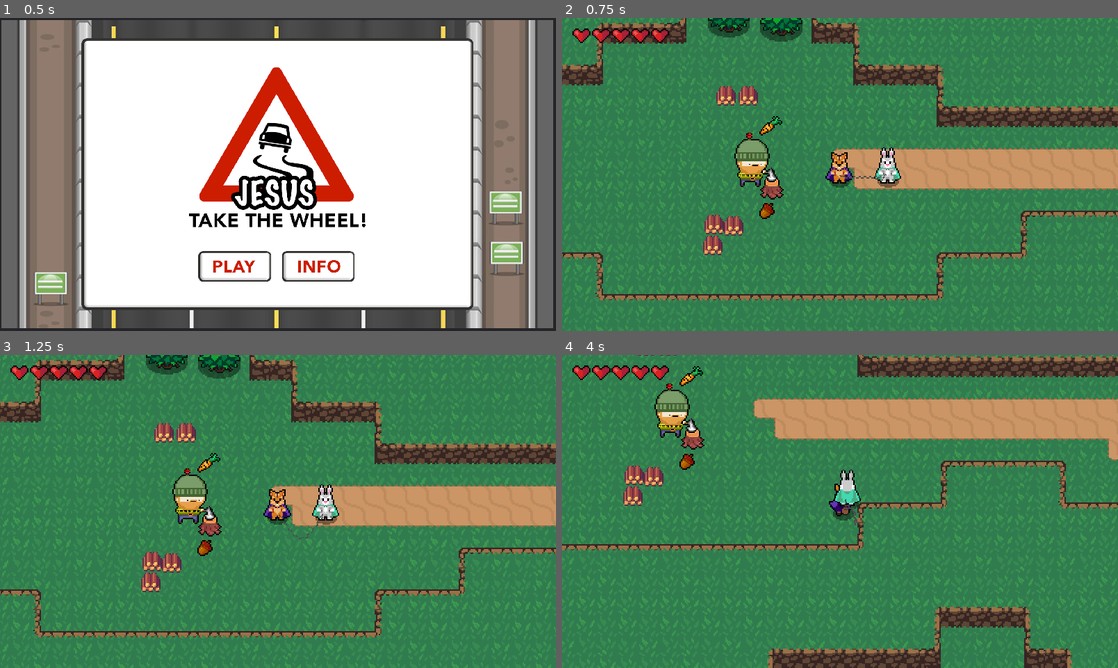
Above: before the commit, frames 1-4 (two rows, left to right).
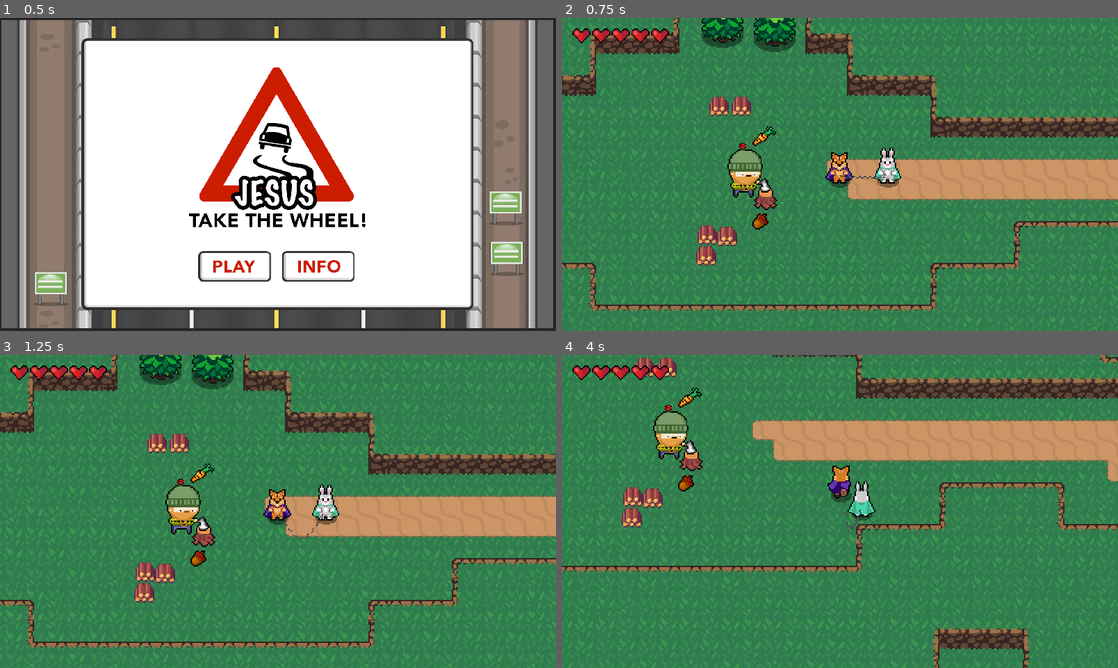
Above: after the commit, the same moments.

Repository: CaelRowley/gmtk-game-jam-2021
Game: Godot game, scene res://MainMenu.tscn
Same seed, same stepped clock (60 frames per second), same inputs: the game is played once before the commit and once after it.
Inputs (mouse positions are in pixels of both pictures, inside the frame that each line leads up to):
- Up to frame 1 (0.5 s): no input
- Up to frame 2 (0.75 s): click (795, 268) at 0.5 s
- Up to frame 3 (1.25 s): no input
- Up to frame 4 (4 s): hold D (ui_right) 1.28-2.03 s; hold Down (player2_down) 1.28-2.03 s; hold S (ui_down) 2.03-2.78 s; tap Left (player2_left) at 2.1 s; hold D (ui_right) 2.78-3.53 s; hold Right (player2_right) 2.78-3.53 s; hold W (ui_up) from 3.53 s (still down); tap Up (player2_up) at 3.6 s

Frame 1 is identical in both runs. In frame 2, 28% of the frame differs, in the area x 0-100%, y 0-100%; in frame 3, 28%; in frame 4, 33%.

Commit message:
feat: end game dance

Diff:
--- a/src/Level1.tscn
+++ b/src/Level1.tscn
@@ -23,6 +23,7 @@
 [ext_resource path="res://World/Friendly/Bunny1.tscn" type="PackedScene" id=21]
 [ext_resource path="res://World/Friendly/Bunny4.tscn" type="PackedScene" id=22]
 [ext_resource path="res://World/Friendly/Bunny2.tscn" type="PackedScene" id=23]
+[ext_resource path="res://World/Friendly/Endgame.tscn" type="PackedScene" id=24]
 
 [sub_resource type="TileSet" id=1]
 0/name = "DirtTileset.png 0"
@@ -529,7 +530,7 @@
 position = Vector2( 177, 253 )
 
 [node name="JoinedPlayers" parent="YSort" instance=ExtResource( 7 )]
-position = Vector2( 309.75, -1816.5 )
+position = Vector2( 314.75, -1824.5 )
 
 [node name="Level1" type="YSort" parent="YSort"]
 
@@ -788,7 +789,7 @@
 position = Vector2( 624.75, -1907.5 )
 
 [node name="Chipmunk1" parent="YSort/Level7" instance=ExtResource( 16 )]
-position = Vector2( 662.75, -1952.5 )
+position = Vector2( 647.75, -1943.5 )
 
 [node name="Bush" parent="YSort/Level7" instance=ExtResource( 8 )]
 position = Vector2( 599.75, -1928.5 )
@@ -800,7 +801,7 @@
 position = Vector2( 44, -91 )
 
 [node name="Bush2" parent="YSort/Level7" instance=ExtResource( 8 )]
-position = Vector2( 756.75, -1955.5 )
+position = Vector2( 927.75, -1994.5 )
 
 [node name="Bush3" parent="YSort/Level7" instance=ExtResource( 8 )]
 position = Vector2( 846.75, -2022.5 )
@@ -809,22 +810,28 @@
 position = Vector2( 755.75, -2060.5 )
 
 [node name="Bunny2" parent="YSort/Level7" instance=ExtResource( 23 )]
-position = Vector2( 706.75, -1946.5 )
+position = Vector2( 679.75, -1999.5 )
 
 [node name="Bunny3" parent="YSort/Level7" instance=ExtResource( 20 )]
-position = Vector2( 685.75, -2039.5 )
+position = Vector2( 826.75, -2006.5 )
 
 [node name="Bunny4" parent="YSort/Level7" instance=ExtResource( 22 )]
 position = Vector2( 864.75, -1979.5 )
 
 [node name="Chipmunk2" parent="YSort/Level7" instance=ExtResource( 17 )]
-position = Vector2( 820.75, -1941.5 )
+position = Vector2( 837.75, -1939.5 )
 
 [node name="Chipmunk3" parent="YSort/Level7" instance=ExtResource( 19 )]
-position = Vector2( 744.75, -2002.5 )
+position = Vector2( 724.75, -2060.5 )
 
 [node name="Chipmunk4" parent="YSort/Level7" instance=ExtResource( 18 )]
 position = Vector2( 814.75, -2054.5 )
+
+[node name="Endgame" parent="YSort/Level7" instance=ExtResource( 24 )]
+position = Vector2( 760.75, -2057.5 )
+
+[node name="Tree3" parent="YSort/Level7" instance=ExtResource( 10 )]
+position = Vector2( 655.75, -2100.5 )
 
 [node name="CanvasLayer" type="CanvasLayer" parent="."]
 
--- a/src/Player/Player.gd
+++ b/src/Player/Player.gd
@@ -1,6 +1,17 @@
 extends KinematicBody2D
 
 const PlayerHurtSound = preload("res://Player/PlayerHurtSound.tscn")
+
+const DanceEffect = preload("res://World/Friendly/Player1Dance.tscn")
+
+func createDanceEffect():
+	var danceEffect = DanceEffect.instance()
+	get_parent().add_child(danceEffect)
+	danceEffect.global_position = global_position
+	if($Sprite):
+		$Sprite.queue_free()
+	if($Shadow):
+		$Shadow.queue_free()
 
 enum {
 	RUN,
@@ -87,3 +98,10 @@
 	stats.setHealth(stats.getHealth() - collider.getDamage())
 	var playerHurtSound = PlayerHurtSound.instance()
 	get_tree().current_scene.add_child(playerHurtSound)
+
+
+
+
+func _on_Area2D_area_entered(area):
+	if(area.name == 'Endgame' && $Sprite):
+		createDanceEffect()
--- a/src/Player/Player.tscn
+++ b/src/Player/Player.tscn
@@ -780,6 +780,10 @@
 "update": 1,
 "values": [ true, false ]
 }
+
+[sub_resource type="CapsuleShape2D" id=50]
+radius = 8.0
+height = 0.0
 
 [node name="Player" type="KinematicBody2D"]
 collision_layer = 262466
@@ -858,7 +862,16 @@
 [node name="BlinkAnimationPlayer" type="AnimationPlayer" parent="."]
 anims/Start = SubResource( 49 )
 
+[node name="Area2D" type="Area2D" parent="."]
+collision_layer = 131072
+collision_mask = 131072
+
+[node name="CollisionShape2D" type="CollisionShape2D" parent="Area2D"]
+position = Vector2( 0, -4 )
+shape = SubResource( 50 )
+
 [connection signal="area_entered" from="Hurtbox" to="." method="_on_Hurtbox_area_entered"]
+[connection signal="area_entered" from="Area2D" to="." method="_on_Area2D_area_entered"]
 
 [editable path="HitboxPivot/SwordHitbox"]
 [editable path="Hurtbox"]
--- a/src/Player/Player2.gd
+++ b/src/Player/Player2.gd
@@ -1,6 +1,14 @@
 extends KinematicBody2D
 
 const PlayerHurtSound = preload("res://Player/PlayerHurtSound.tscn")
+
+const DanceEffect = preload("res://World/Friendly/Player2Dance.tscn")
+
+func createDanceEffect():
+	var danceEffect = DanceEffect.instance()
+	get_parent().add_child(danceEffect)
+	danceEffect.global_position = global_position
+	queue_free()
 
 enum {
 	RUN,
@@ -83,3 +91,7 @@
 	stats.setHealth(stats.getHealth() - collider.getDamage())
 	var playerHurtSound = PlayerHurtSound.instance()
 	get_tree().current_scene.add_child(playerHurtSound)
+
+func _on_Area2D_area_entered(area):
+	if(area.name == 'Endgame'):
+		createDanceEffect()
--- a/src/Player/Player2.tscn
+++ b/src/Player/Player2.tscn
@@ -780,6 +780,10 @@
 "update": 1,
 "values": [ true, false ]
 }
+
+[sub_resource type="CapsuleShape2D" id=50]
+radius = 8.0
+height = 0.0
 
 [node name="Player" type="KinematicBody2D"]
 collision_layer = 262786
@@ -858,7 +862,16 @@
 [node name="BlinkAnimationPlayer" type="AnimationPlayer" parent="."]
 anims/Start = SubResource( 49 )
 
+[node name="Area2D" type="Area2D" parent="."]
+collision_layer = 131072
+collision_mask = 131072
+
+[node name="CollisionShape2D" type="CollisionShape2D" parent="Area2D"]
+position = Vector2( 0, -4 )
+shape = SubResource( 50 )
+
 [connection signal="area_entered" from="Hurtbox" to="." method="_on_Hurtbox_area_entered"]
+[connection signal="area_entered" from="Area2D" to="." method="_on_Area2D_area_entered"]
 
 [editable path="HitboxPivot/SwordHitbox"]
 [editable path="Hurtbox"]
--- /dev/null
+++ b/src/World/Friendly/Endgame.tscn
@@ -0,0 +1,13 @@
+[gd_scene load_steps=2 format=2]
+
+[sub_resource type="CapsuleShape2D" id=1]
+radius = 72.0
+height = 182.0
+
+[node name="Endgame" type="Area2D"]
+collision_layer = 131072
+collision_mask = 131072
+
+[node name="CollisionShape2D" type="CollisionShape2D" parent="."]
+rotation = 1.5708
+shape = SubResource( 1 )
--- /dev/null
+++ b/src/World/Friendly/Player1Dance.tscn
@@ -0,0 +1,37 @@
+[gd_scene load_steps=6 format=2]
+
+[ext_resource path="res://Player/Player1.png" type="Texture" id=1]
+
+[sub_resource type="AtlasTexture" id=1]
+atlas = ExtResource( 1 )
+region = Rect2( 1216, 0, 64, 64 )
+
+[sub_resource type="AtlasTexture" id=2]
+atlas = ExtResource( 1 )
+region = Rect2( 1408, 0, 64, 64 )
+
+[sub_resource type="SpriteFrames" id=3]
+animations = [ {
+"frames": [ SubResource( 1 ), SubResource( 2 ) ],
+"loop": true,
+"name": "dance",
+"speed": 5.0
+} ]
+
+[sub_resource type="CircleShape2D" id=4]
+radius = 7.0
+
+[node name="Chipmunk1" type="Node2D"]
+
+[node name="AnimatedSprite" type="AnimatedSprite" parent="."]
+position = Vector2( 0, -5 )
+frames = SubResource( 3 )
+animation = "dance"
+frame = 1
+playing = true
+
+[node name="StaticBody2D" type="StaticBody2D" parent="."]
+
+[node name="CollisionShape2D" type="CollisionShape2D" parent="StaticBody2D"]
+position = Vector2( -1, 0 )
+shape = SubResource( 4 )
--- /dev/null
+++ b/src/World/Friendly/Player2Dance.tscn
@@ -0,0 +1,35 @@
+[gd_scene load_steps=6 format=2]
+
+[ext_resource path="res://Player/Player2.png" type="Texture" id=1]
+
+[sub_resource type="AtlasTexture" id=1]
+atlas = ExtResource( 1 )
+region = Rect2( 1216, 0, 64, 64 )
+
+[sub_resource type="AtlasTexture" id=2]
+atlas = ExtResource( 1 )
+region = Rect2( 1408, 0, 64, 64 )
+
+[sub_resource type="SpriteFrames" id=3]
+animations = [ {
+"frames": [ SubResource( 1 ), SubResource( 2 ) ],
+"loop": true,
+"name": "dance",
+"speed": 5.0
+} ]
+
+[sub_resource type="CircleShape2D" id=4]
+radius = 7.0
+
+[node name="Bunny1" type="Node2D"]
+
+[node name="AnimatedSprite" type="AnimatedSprite" parent="."]
+frames = SubResource( 3 )
+animation = "dance"
+playing = true
+
+[node name="StaticBody2D" type="StaticBody2D" parent="."]
+
+[node name="CollisionShape2D" type="CollisionShape2D" parent="StaticBody2D"]
+position = Vector2( -1, 0 )
+shape = SubResource( 4 )
--- a/src/World/Grass.tscn
+++ b/src/World/Grass.tscn
@@ -27,6 +27,7 @@
 [node name="CollisionShape2D" parent="Hurtbox" index="0"]
 position = Vector2( 8, 8 )
 shape = SubResource( 1 )
+
 [connection signal="area_entered" from="Hurtbox" to="." method="_on_Hurtbox_area_entered"]
 
 [editable path="Hurtbox"]
--- a/src/World/Lumberjack.gd
+++ b/src/World/Lumberjack.gd
@@ -6,8 +6,8 @@
 var player1InGoal = false
 var player2InGoal = false
 var velocity = Vector2.ZERO
-const MAX_SPEED = 100
-const ACCELERATION = 400
+const MAX_SPEED = 300
+const ACCELERATION = 800
 
 var hasPlayedAudio = false
 
Not shown: 1 places in src/Level1.tscn that only renumber resources
Not shown: 1 places in src/Player/Player.tscn that only renumber resources
Not shown: 1 places in src/Player/Player2.tscn that only renumber resources
Not shown: 4 places in src/World/Lumberjack.tscn that only renumber resources
